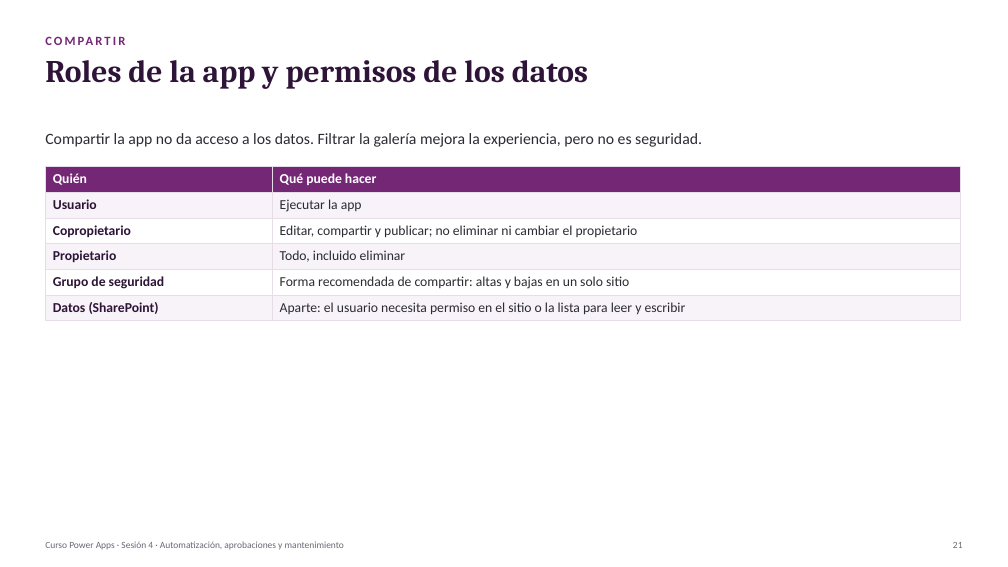
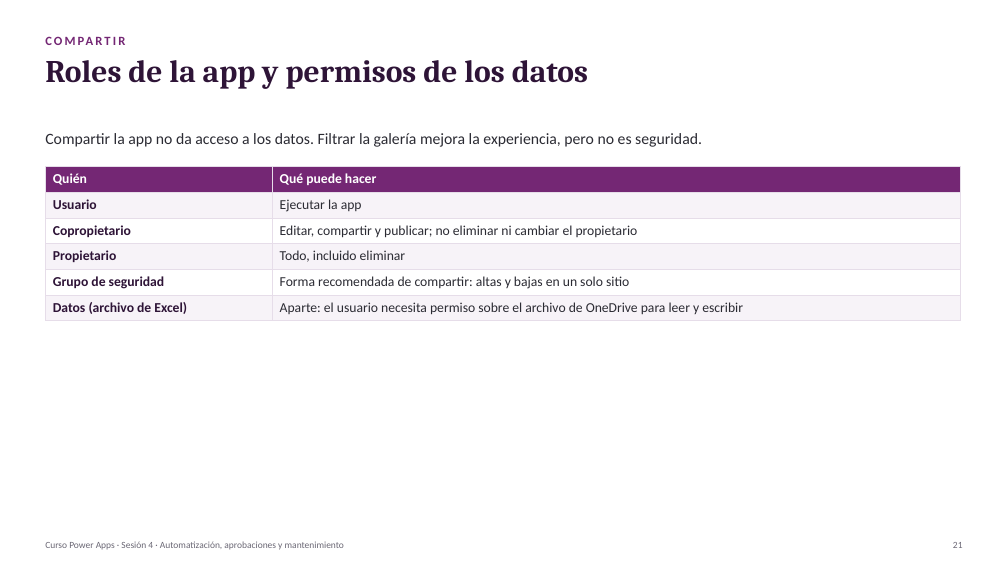
Before and after one commit to jorloicono/AF-POWER-APPS-FUNDAMENTOS, a slide deck: slide 21 of SESION_4/Sesion_4_Automatizacion_aprobaciones_mantenimiento.pptx. Drawn at 1008x567 pixels with LibreOffice and Linux fonts; fonts in the diff are those of the drawing. Boxes give left, top, right and bottom in pixels: in the first picture for what was removed or moved away, otherwise in the second. Text is boxed around its words. In the diff, an @@ line names an element or a change of style, - is before the commit and + after.

Commit message:
Todo el curso sobre Excel en OneDrive: practicas 3.1, 3.2, 4.1 y 4.2 sin SharePoint, nuevos libros de datos y presentaciones alineadas

```diff
--- a/SESION_4/Sesion_4_Automatizacion_aprobaciones_mantenimiento.pptx
+++ b/SESION_4/Sesion_4_Automatizacion_aprobaciones_mantenimiento.pptx
@@ table at box(45, 166, 960, 319) @@
-row 6, column 1: Datos (SharePoint)
+row 6, column 1: Datos (archivo de Excel)
-row 6, column 2: Aparte: el usuario necesita permiso en el sitio o la lista para leer y escribir
+row 6, column 2: Aparte: el usuario necesita permiso sobre el archivo de OneDrive para leer y escribir
```
Also in this commit, not shown: 7 other slides changed, 12 other files.
